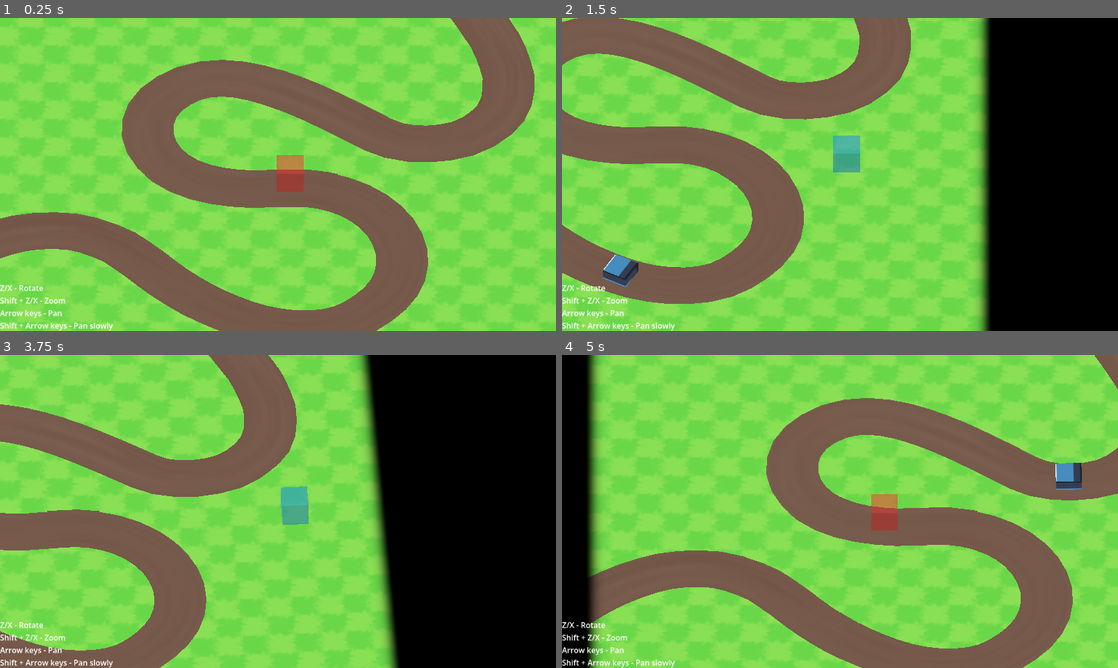
Above: before the commit, frames 1-4 (two rows, left to right).
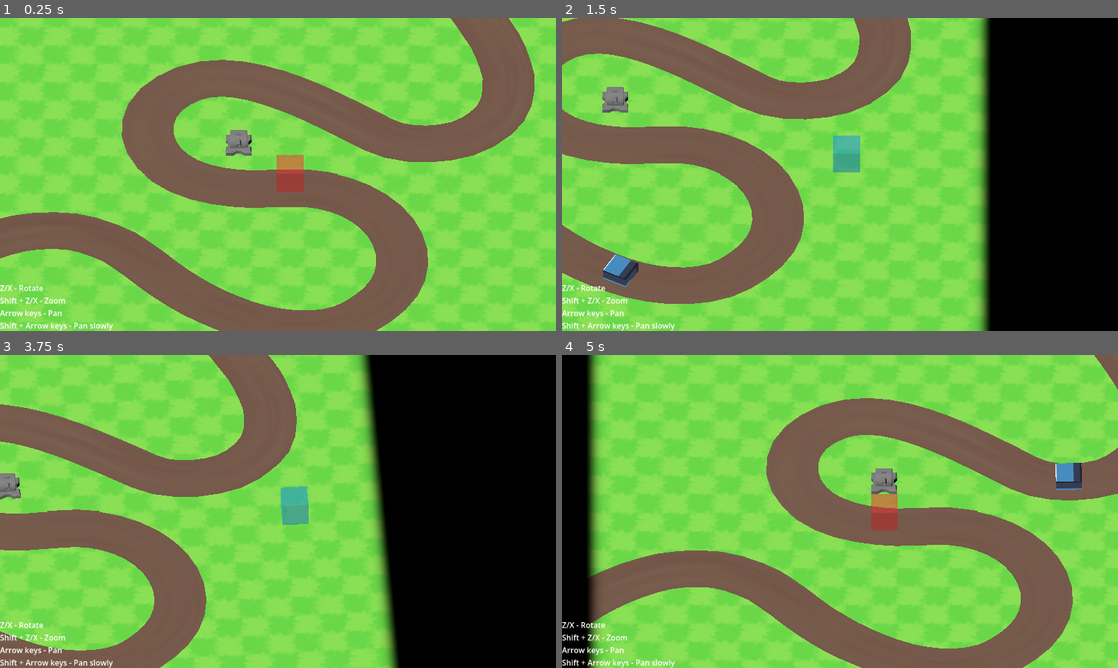
Above: after the commit, the same moments.

Repository: dairycultist/furry-roguelike-platformer
Game: Godot game, scene res://scene.tscn
The game is run twice, just before and just after one commit, with the same random seed, the same clock (stepped at 60 frames per second) and the same inputs. The engine's default icon, where the game draws it, is replaced by a stand-in: a white triangle on a blue panel in a dark square.
Inputs:
- Up to frame 1 (0.25 s): no input
- Up to frame 2 (1.5 s): hold Right (pan_right) 0.53-1.28 s; tap X (camalt_negative) at 0.6 s; hold Down (pan_down) from 1.28 s (still down); tap Z (camalt_positive) at 1.35 s
- Up to frame 3 (3.75 s): release Down (pan_down) at 2.03 s; hold Right (pan_right) 2.03-2.78 s; hold Shift (modify_action) 2.03-2.78 s; hold Up (pan_up) 2.78-3.53 s; tap Space (use_tool) at 2.85 s; hold Left (pan_left) from 3.53 s (still down); tap X (camalt_negative) at 3.6 s
- Up to frame 4 (5 s): keep holding Left (pan_left); tap Z (camalt_positive) at 4.35 s

The runs differ from the first frame. In frame 1, 0.3% of the frame differs, in the area x 40-46%, y 35-44%; in frame 2, 0.3%; in frame 3, 0.3%; in frame 4, 0.3%, in the area x 55-61%, y 36-45%.

Commit message:
Cool turret model

Diff:
--- a/scene.tscn
+++ b/scene.tscn
@@ -8,6 +8,9 @@
 [ext_resource type="Texture2D" uid="uid://di8cf2ijph50w" path="res://dirt.png" id="4_u3cyc"]
 [ext_resource type="Script" uid="uid://vnpc4i2w28lh" path="res://enemy.gd" id="7_ni31j"]
 [ext_resource type="Texture2D" uid="uid://8sp6e364jbjd" path="res://icon.svg" id="8_xlvrw"]
+[ext_resource type="ArrayMesh" uid="uid://crx1badckkgiw" path="res://turret_base.obj" id="9_5juve"]
+[ext_resource type="ArrayMesh" uid="uid://bbfmffnqawaxr" path="res://turret_head.obj" id="10_fy5k1"]
+[ext_resource type="ArrayMesh" uid="uid://ck8wd4jj54rim" path="res://turret_barrel.obj" id="11_fy5k1"]
 
 [sub_resource type="PlaneMesh" id="PlaneMesh_lxpj2"]
 size = Vector2(26, 26)
@@ -140,3 +143,17 @@
 [node name="Mesh" type="MeshInstance3D" parent="Path3D/Enemy" unique_id=1995363100]
 mesh = SubResource("BoxMesh_x0ryr")
 surface_material_override/0 = SubResource("ShaderMaterial_ni31j")
+
+[node name="Turret" type="Node3D" parent="." unique_id=11519055]
+transform = Transform3D(1, 0, 0, 0, 1, 0, 0, 0, 1, -1.5, 0, -1.5)
+
+[node name="TurretBase" type="MeshInstance3D" parent="Turret" unique_id=1730923390]
+mesh = ExtResource("9_5juve")
+
+[node name="TurretHead" type="MeshInstance3D" parent="Turret" unique_id=1904079097]
+transform = Transform3D(1, 0, 0, 0, 1, 0, 0, 0, 1, 0, 0.2, 0)
+mesh = ExtResource("10_fy5k1")
+
+[node name="TurretBarrel" type="MeshInstance3D" parent="Turret/TurretHead" unique_id=1214872545]
+transform = Transform3D(1, 0, 0, 0, 1, 0, 0, 0, 1, 0, 0.22995989, 0)
+mesh = ExtResource("11_fy5k1")
Not shown, added: turret_barrel.mtl
Not shown, added: turret_barrel.obj
Not shown, added: turret_barrel.obj.import
Not shown, added: turret_base.mtl
Not shown, added: turret_base.obj
Not shown, added: turret_base.obj.import
Not shown, added: turret_head.mtl
Not shown, added: turret_head.obj
Not shown, added: turret_head.obj.import
